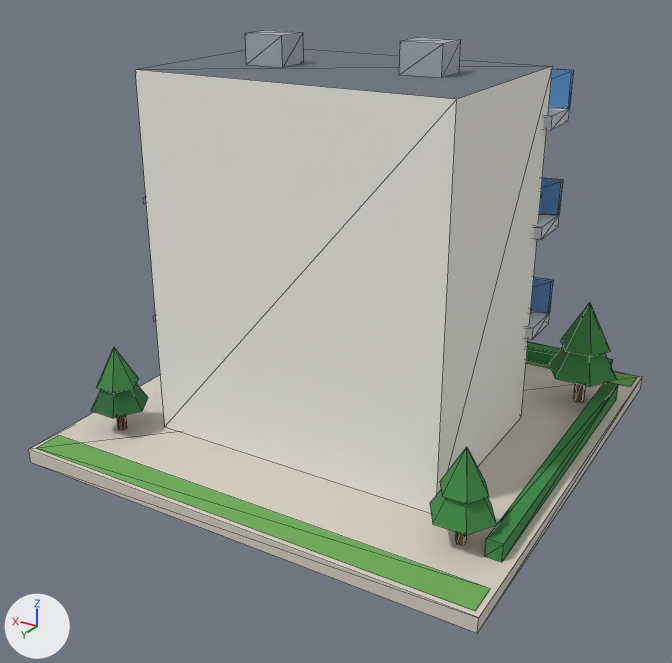
One commit to the glTF model public/models/06.glb: the scene before it, then after it.
The view is the same before and after, from a 50 mm lens placed at (-0.871, 1.547, 0.975), pointed at (0.007, 0.084, 0.243). Lighting does not change. The marker at lower left points along +X, +Y and +Z. The picture after the commit comes second. Mesh edges are drawn as thin lines. Vertices at exactly the same position are counted once.

The first picture shows 'b06'.
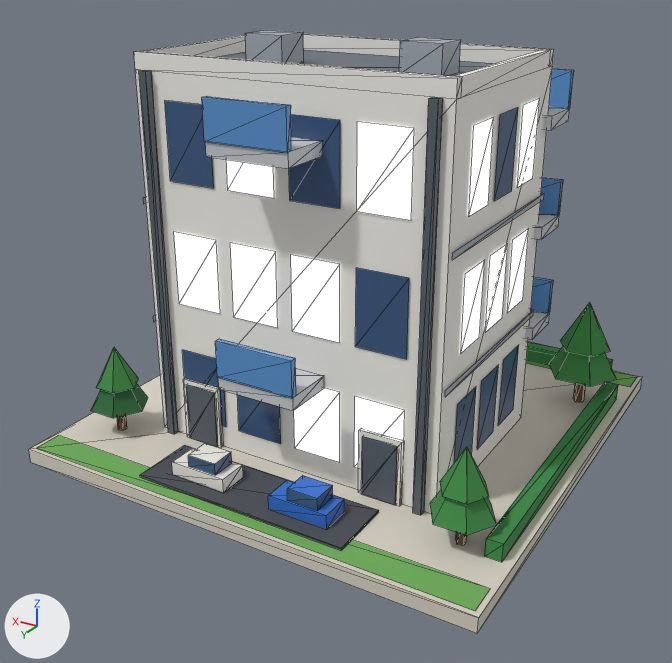
What changed in the scene script:
```text
Add mat_metal_dark:
    mat_metal_dark = bpy.data.materials.new('metal_dark')
    # nodes: BsdfPrincipled, Mix, OutputMaterial, VertexColor
    # colours: greyish blue #59616b, mixed with the vertex colours
Add mat_white:
    mat_white = bpy.data.materials.new('white')
    # nodes: BsdfPrincipled, Mix, OutputMaterial, VertexColor
    # colours: white #f1eee6, mixed with the vertex colours
Add mat_sign_blue:
    mat_sign_blue = bpy.data.materials.new('sign_blue')
    # nodes: BsdfPrincipled, Mix, OutputMaterial, VertexColor
    # colours: blue #2f6fd0, mixed with the vertex colours
Add mat_asphalt:
    mat_asphalt = bpy.data.materials.new('asphalt')
    # nodes: BsdfPrincipled, Mix, OutputMaterial, VertexColor
    # colours: dark grey #4b4f56, mixed with the vertex colours
Change me_b06:
    remove me_b06.from_pydata(...)  # 400 vertices, 400 faces; spans x -0.48..0.48, y -0.48..0.48, z 0.0..0.805
    add me_b06.from_pydata(...)  # 632 vertices, 636 faces; spans x -0.48..0.48, y -0.48..0.48, z 0.0..0.805
    me_b06 part 1: the loose piece of 8 vertices spanning x -0.325..-0.175, y -0.23..-0.13, z 0.22..0.245 is copied, and the copy is scaled about its middle by (0.413, 0.5, 0.96), then moved by (0.132, 0.56, -0.16); it spans x -0.149..-0.087, y 0.355..0.405, z 0.061..0.085
    me_b06 part 2: the loose piece of 8 vertices spanning x -0.1..0.1, y -0.19..-0.15, z 0.03..0.21 is copied, and the copy is scaled about its middle by (0.31, 1.25, 0.133), then moved by (0.102, 0.55, -0.047); it spans x 0.071..0.133, y 0.355..0.405, z 0.061..0.085
    me_b06 part 3: the loose piece of 8 vertices spanning x -0.325..-0.175, y -0.23..-0.13, z 0.22..0.245 is copied, and the copy is scaled about its middle by (1.07, 1, 1), then moved by (0.25, 0.5, 0.0); it spans x -0.08..0.08, y 0.27..0.37, z 0.22..0.245
    me_b06 part 4: the loose piece of 8 vertices spanning x -0.325..-0.175, y -0.23..-0.13, z 0.64..0.665 is copied, and the copy is scaled about its middle by (1.07, 1, 1), then moved by (0.25, 0.5, 0.0); it spans x -0.08..0.08, y 0.27..0.37, z 0.64..0.665
    me_b06 part 5: the loose piece of 8 vertices spanning x -0.48..0.48, y -0.48..0.48, z 0.0..0.03 is copied, and the copy is scaled about its middle by (0.167, 0.0125, 2.33), then moved by (0.0, 0.367, 0.265), in mat_glass_blue; it spans x -0.08..0.08, y 0.361..0.373, z 0.245..0.315
    me_b06 part 6: the loose piece of 8 vertices spanning x 0.1..0.18, y 0.045..0.115, z 0.75..0.805 is copied, and the copy is scaled about its middle by (2, 0.171, 1.27), then moved by (-0.14, 0.287, -0.077), in mat_glass_blue; it spans x -0.08..0.08, y 0.361..0.373, z 0.665..0.735
    me_b06 part 7: the loose piece of 8 vertices spanning x -0.325..-0.175, y -0.23..-0.13, z 0.22..0.245 is copied, and the copy is scaled about its middle by (0.573, 0.08, 5.2), then moved by (0.05, 0.454, -0.138), in mat_white; it spans x -0.243..-0.157, y 0.27..0.278, z 0.03..0.16
    me_b06 part 8: the loose piece of 8 vertices spanning x 0.175..0.325, y -0.23..-0.13, z 0.22..0.245 is copied, and the copy is scaled about its middle by (0.573, 0.08, 5.2), then moved by (-0.05, 0.454, -0.138), in mat_white; it spans x 0.157..0.243, y 0.27..0.278, z 0.03..0.16
    me_b06 part 9: the loose piece of 8 vertices spanning x -0.1..0.1, y -0.19..-0.15, z 0.03..0.21 is copied, and the copy is scaled about its middle by (0.6, 1.5, 0.156), then moved by (0.11, 0.55, -0.073), in mat_white; it spans x 0.05..0.17, y 0.35..0.41, z 0.033..0.061
    me_b06 part 10: the loose piece of 8 vertices spanning x -0.48..0.48, y -0.48..0.48, z 0.0..0.03 is copied, and the copy is scaled about its middle by (0.0729, 0.00625, 4), then moved by (-0.2, 0.277, 0.075), in mat_metal_dark; it spans x -0.235..-0.165, y 0.274..0.28, z 0.03..0.15
    me_b06 part 11: the loose piece of 8 vertices spanning x -0.48..0.48, y -0.48..0.48, z 0.0..0.03 is copied, and the copy is scaled about its middle by (0.0729, 0.00625, 4), then moved by (0.2, 0.277, 0.075), in mat_metal_dark; it spans x 0.165..0.235, y 0.274..0.28, z 0.03..0.15
    me_b06 part 12: the loose piece of 8 vertices spanning x -0.31..0.31, y -0.15..0.27, z 0.03..0.75 is copied, and the copy is scaled about its middle by (0.0258, 0.0333, 1), then moved by (-0.28, 0.218, 0.0), in mat_metal_dark; it spans x -0.288..-0.272, y 0.271..0.285, z 0.03..0.75
    me_b06 part 13: the loose piece of 8 vertices spanning x -0.31..0.31, y -0.15..0.27, z 0.03..0.75 is copied, and the copy is scaled about its middle by (0.0258, 0.0333, 1), then moved by (0.28, 0.218, 0.0), in mat_metal_dark; it spans x 0.272..0.288, y 0.271..0.285, z 0.03..0.75
    me_b06 part 14: the loose piece of 8 vertices spanning x -0.48..0.48, y -0.48..0.48, z 0.0..0.03 is copied, and the copy is scaled about its middle by (0.458, 0.135, 0.167), then moved by (0.0, 0.38, 0.018), in mat_asphalt; it spans x -0.22..0.22, y 0.315..0.445, z 0.03..0.035
    me_b06 part 15: the loose piece of 8 vertices spanning x -0.46..-0.43, y -0.336..0.336, z 0.03..0.065 is copied, and the copy is scaled about its middle by (4, 0.0893, 0.8), then moved by (0.335, 0.38, 0.0), in mat_sign_blue; it spans x -0.17..-0.05, y 0.35..0.41, z 0.033..0.061
    me_b06 part 16: 112 vertices added at x -0.316..0.31, y -0.15..0.273, z 0.078..0.78
    add me_b06.materials.append(mat_white)
    add me_b06.materials.append(mat_metal_dark)
    add me_b06.materials.append(mat_asphalt)
    add me_b06.materials.append(mat_sign_blue)
```

Changed parts and their boxes (x1, y1, x2, y2) in the pictures (672 x 663 px):
part 1 of me_b06, added (blue): after (287, 476, 333, 511)
part 2 of me_b06, added: after (188, 444, 232, 475)
part 3 of me_b06, added: after (218, 368, 324, 411)
part 4 of me_b06, added: after (205, 137, 322, 169)
part 5 of me_b06, added (blue): after (215, 339, 296, 398)
part 6 of me_b06, added (blue): after (202, 96, 291, 153)
part 7 of me_b06, added: after (358, 429, 404, 506)
part 8 of me_b06, added: after (183, 378, 224, 447)
part 9 of me_b06, added: after (172, 448, 243, 492)
part 10 of me_b06, added: after (361, 436, 398, 505)
part 11 of me_b06, added: after (186, 385, 218, 447)
part 12 of me_b06, added: after (413, 97, 443, 515)
part 13 of me_b06, added: after (139, 70, 178, 434)
part 14 of me_b06, added: after (140, 445, 379, 550)
part 15 of me_b06, added (blue): after (268, 480, 344, 529)
part 16 of me_b06, added: after (134, 34, 554, 482)
